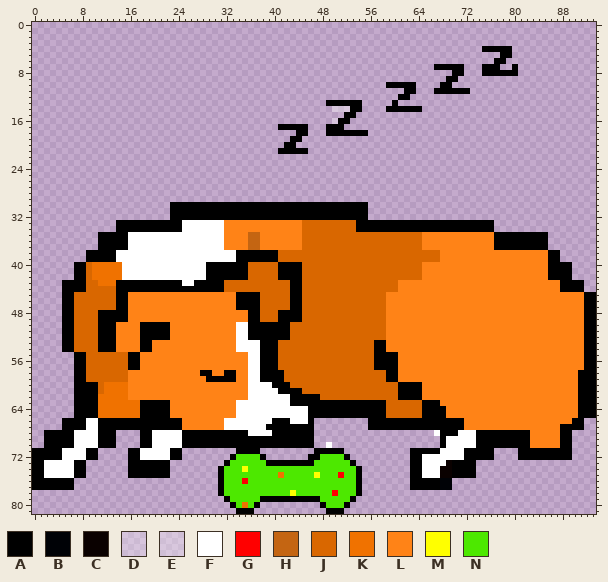
File history of a sprite sheet, data/sleep.png. Above is the file before it was changed.
The file is 94x82 pixels. Pixels under 10% opacity are left out. Colours within 5 levels of each other are drawn and written as one.
Palette (. is transparent): A #000000  B #000206  C #0a0100  D #ffffff4e  E #ffffff57  F #ffffff  G #ff0000  H #c46512  J #d96700  K #f07200  L #ff8317  M #ffff00  N #4de800
After the commit:
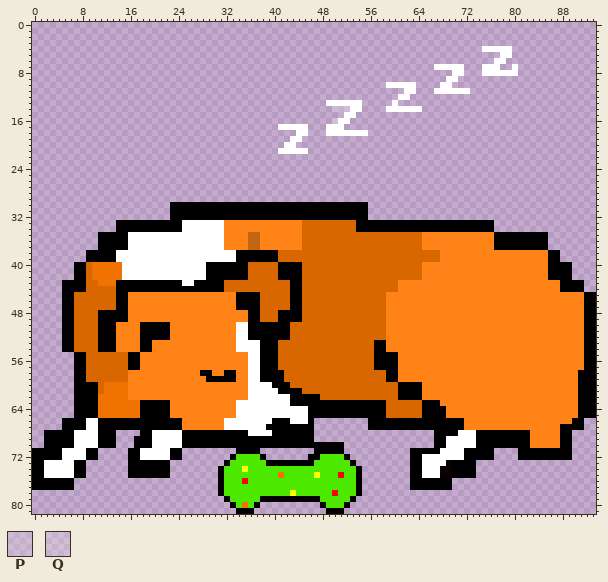
Colours new in this view: P #ffffff31  Q #ffffff38
Changes in this commit:
colour D: #ffffff4e -> #ffffff3f
y 4: x 75..79 AAAAA -> FFFFF
y 5: x 78..79 AA -> FF
y 6: x 77..78 AA -> FF
y 7: x 67..71 AAAAA -> FFFFF; x 75..77 AAA -> FFF; x 80 A -> F
y 8: x 70..71 AA -> FF; x 75..80 AAAAAA -> FFFFFF
y 9: x 69..70 AA -> FF
y 10: x 59..63 AAAAA -> FFFFF; x 68..69 AA -> FF
y 11: x 62..63 AA -> FF; x 67..72 AAAAAA -> FFFFFF
y 12: x 61..62 AA -> FF
y 13: x 49..54 AAAAAA -> FFFFFF; x 60 A -> F
y 14: x 50..54 EEEAA -> PQQFF; x 59..64 AAAAAA -> FFFFFF
y 15: x 52..53 AA -> FF
y 16: x 51..52 AA -> FF
y 17: x 41..45 AAAAA -> FFFFF; x 49..51 AAA -> FFF
y 18: x 44..45 AA -> FF; x 49..55 AAAAAAA -> FFFFFFF
y 19: x 43..44 AA -> FF
y 20: x 42..43 AA -> FF
y 21: x 41..45 AAAAA -> FFFFF
y 68: x 67 F -> A
y 69: x 17 . -> A; x 67 . -> A
y 70: x 17 . -> A; x 47..51 ..F.. -> AAAAA; x 67 . -> A
Boxes around the changes in both pictures, in picture pixels (x1, y1, x2, y2):
changed: (278, 46, 518, 154)
changed: (434, 430, 440, 448)
added: (134, 436, 140, 448)
changed: (314, 442, 344, 448)
